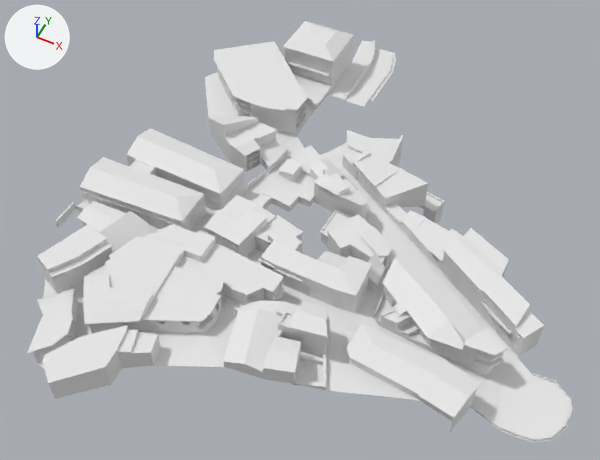
One commit to the FBX model Assets/Models/Maps/Sardinia/Sardinia_Master.fbx: the scene before it, then after it.
The view is the same before and after, from a 50 mm camera at (108.0, -223.0, 270.0) aimed at (-3.0, -2.0, -6.0). The lights are fixed; the arrows at upper left show +X, +Y and +Z. Where no turn or scale is listed for an object, it has been applied to the vertices.

The first picture shows 'Sardinia'.
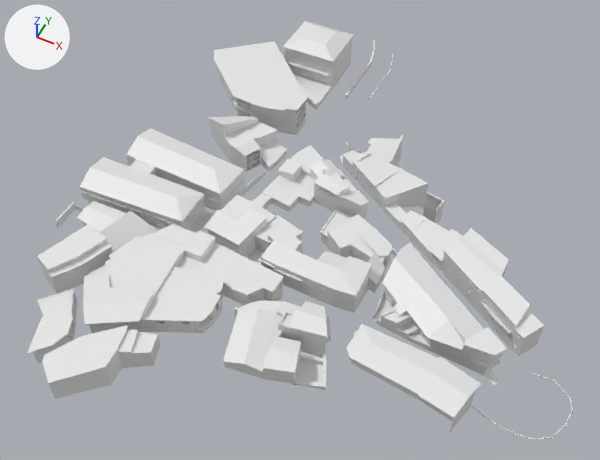
Scene script edits in JSON lines:
```json
{"block": "me_sardinia", "where": "# used by ob_sardinia; location = (0.0, 0.0, 0.0)"}
{"op": "remove", "block": "me_sardinia", "code": "me_sardinia.from_pydata(...)  # 24680 vertices, 15156 faces; spans x -97.0..129.0, y -124.0..145.0, z -25.0..19.0"}
{"op": "remove", "block": "me_sardinia", "code": "me_sardinia.materials.append(mat_material)  # white #e7e7e7"}
{"op": "add", "block": "me_sardinia", "code": "me_sardinia.from_pydata(...)  # 24642 vertices, 15007 faces; spans x -96.0..129.0, y -124.0..144.0, z -25.0..19.0"}
{"block": "me_sardinia", "change": "me_sardinia part 1"}
{"block": "me_sardinia", "change": "38 vertices are removed from x -97.0..129.0, y -87.0..145.0, z -11.0..4.0"}
{"block": "me_sardinia", "change": "158 faces are deleted"}
{"block": "me_sardinia", "change": "2 vertices move within x -33.0, y 78.0, z -8.0"}
{"block": "me_sardinia", "change": "9 new faces join them"}
```

Boxes (x1, y1, x2, y2) around the edits, measured in the pictures (600 x 460 px):
```json
{"part": 1, "of": "me_sardinia", "change": "cut back", "before": [38, 41, 573, 442], "after": [306, 84, 334, 110]}
```
